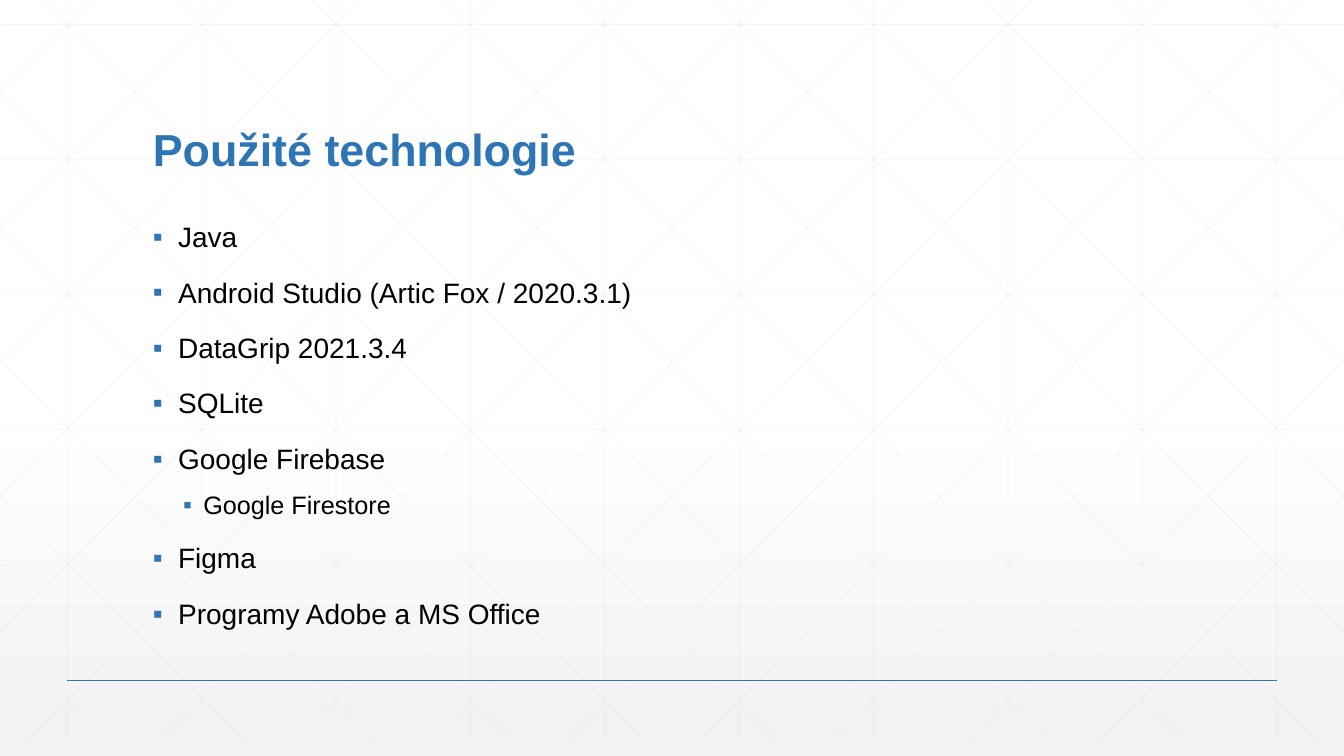
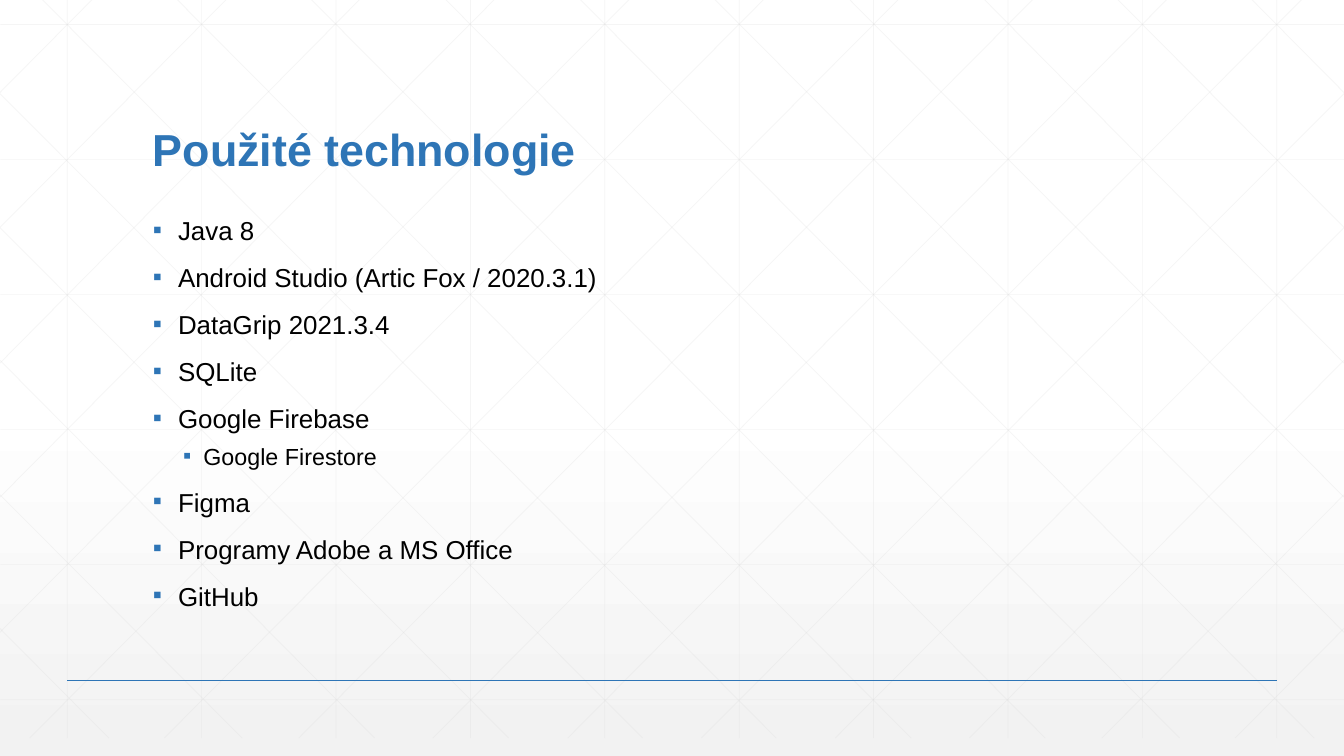
Before and after one commit to MetrKolben/MatKap, a slide deck: slide 4 of MatKap.pptx. Drawn at 1344x756 pixels with LibreOffice and Linux fonts; fonts in the diff are those of the drawing. Boxes give left, top, right and bottom in pixels: in the first picture for what was removed or moved away, otherwise in the second. Text is boxed around its words. In the diff, an @@ line names an element or a change of style, - is before the commit and + after.

```diff
--- a/MatKap.pptx
+++ b/MatKap.pptx
@@ text at box(178, 222, 254, 241): text changed; size 20 to 18.5 pt @@
-▪ Java
+▪ Java 8
@@ text at box(178, 268, 596, 565): size 20 to 18.5 pt in "Android Studio (Artic Fox / 2020.3.1)", "DataGrip 2021.3.4", "SQLite", "Google Firebase" and 2 more places; size 18 to 16.6 pt in "Google Firestore"; line spacing 0.9 to 0.7 @@
@@ text at box(178, 587, 259, 607): paragraph added @@
+▪ GitHub
```
Also in this commit, not shown: 2 slides added.
